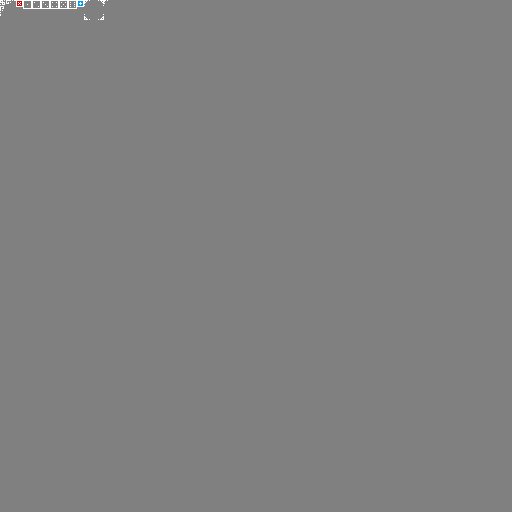
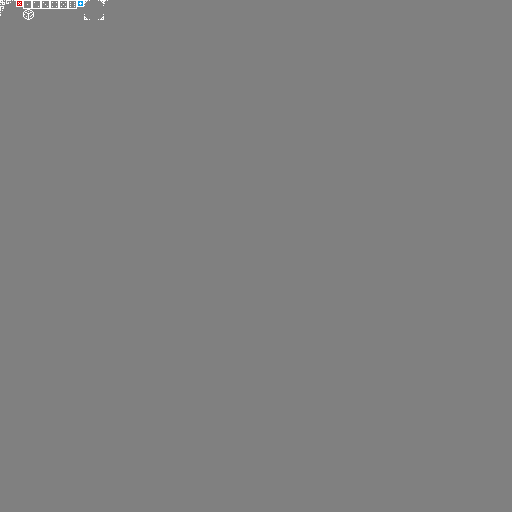
Revision of a layered 512×512 image; what changed, layer by layer:
painted on "Background" over (23, 9, 34, 20)
